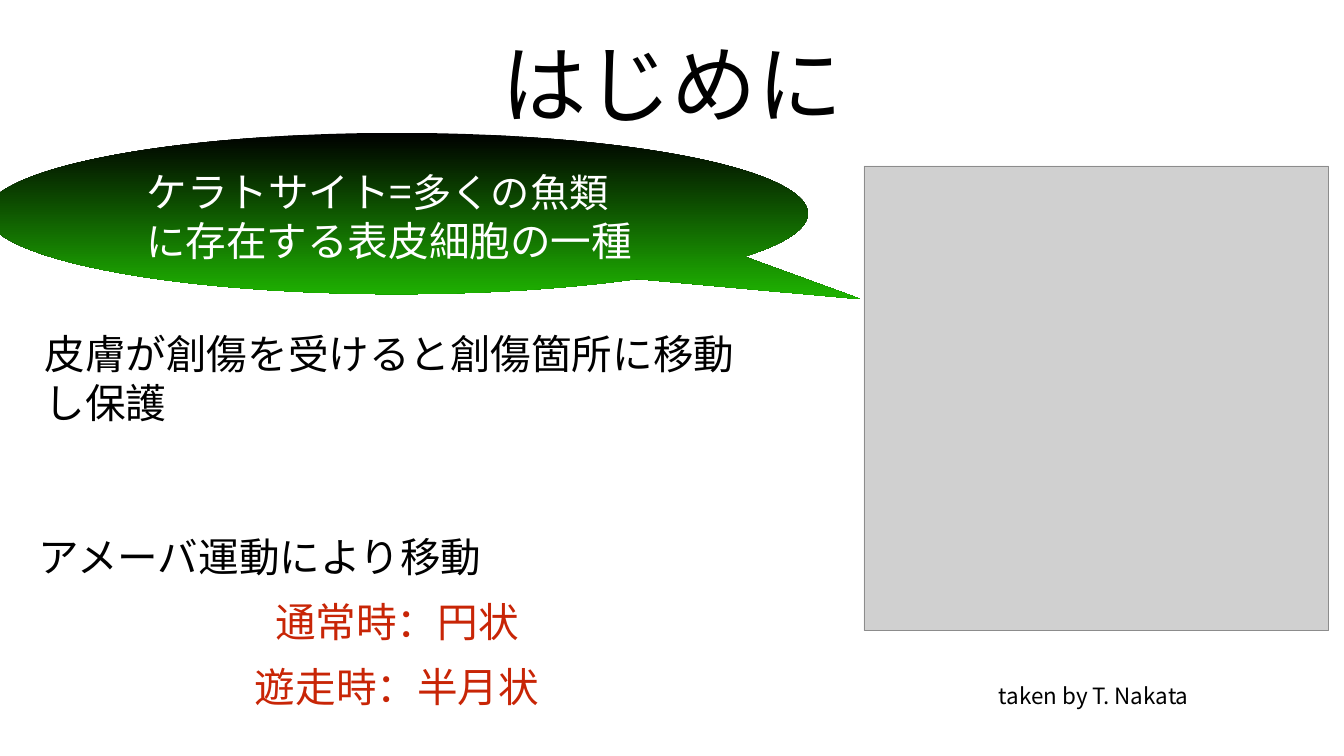
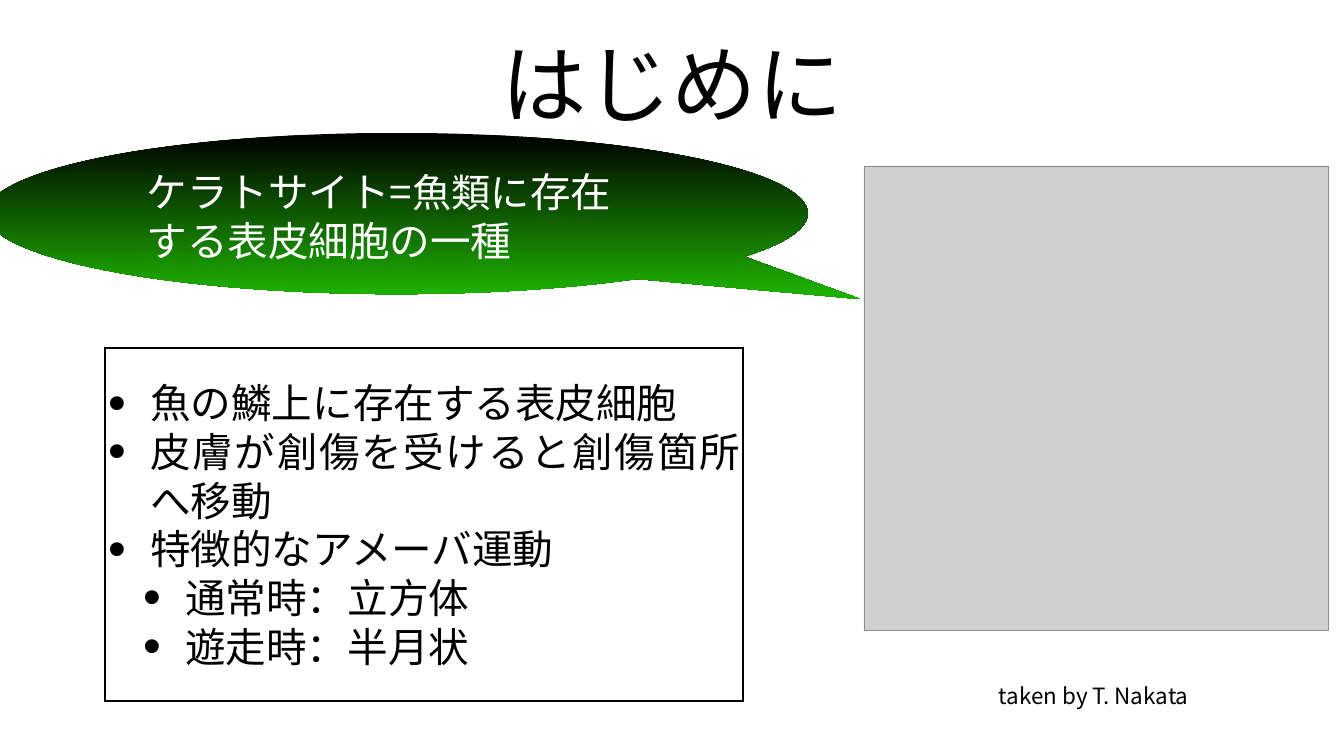
Before and after one commit to tokumaga81/ackera, a slide deck: slide 3 of tokunaga_mp.pptx. Drawn at 1344x756 pixels with LibreOffice and Linux fonts; fonts in the diff are those of the drawing; grey boxes stand for pictures. Boxes give left, top, right and bottom in pixels: in the first picture for what was removed or moved away, otherwise in the second. Text is boxed around its words. In the diff, an @@ line names an element or a change of style, - is before the commit and + after.

```diff
--- a/tokunaga_mp.pptx
+++ b/tokunaga_mp.pptx
@@ text at [146, 173, 611, 260]: text changed @@
-ケラトサイト=多くの魚類に存在する表皮細胞の一種
+ケラトサイト=魚類に存在する表皮細胞の一種
@@ text removed at [45, 335, 735, 422] @@
-皮膚が創傷を受けると創傷箇所に移動し保護
@@ rectangle added at [105, 348, 743, 700], outline #000000 3 pt, 58 pt, text #000000 @@
+• 魚の鱗上に存在する表皮細胞
+• 皮膚が創傷を受けると創傷箇所へ移動
+• 特徴的なアメーバ運動
+  • 通常時：立方体
+  • 遊走時：半月状
@@ text removed at [39, 538, 482, 576] @@
-アメーバ運動により移動
@@ text removed at [275, 603, 518, 641] @@
-通常時：円状
@@ text removed at [255, 668, 539, 706] @@
-遊走時：半月状
```
Also in this commit, not shown: 18 other slides changed, 2 slides removed, 7 other files.
